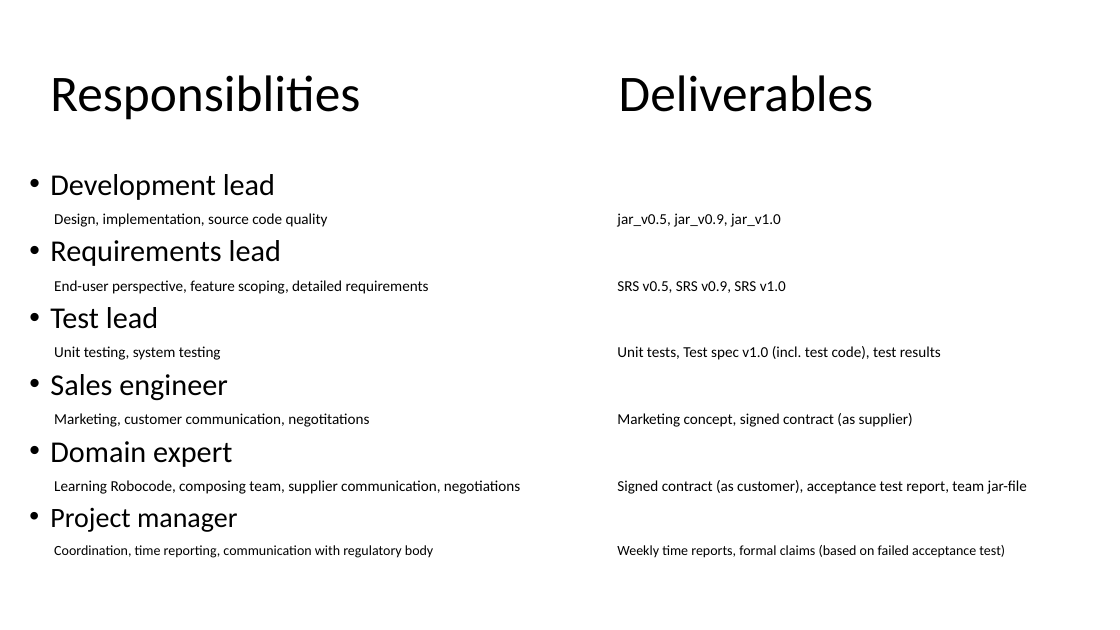
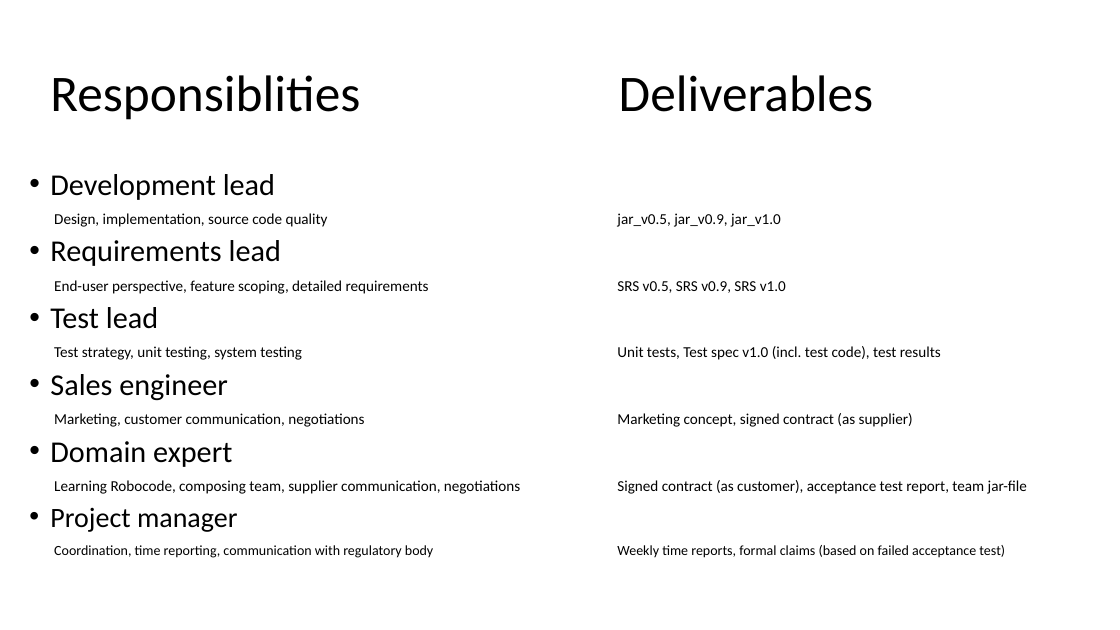
Before and after one commit to lunduniversity/introsofteng, a slide deck: slide 7 of project/rumble/etsa02_figures.pptx (slide 6 before the commit). Drawn at 1120x630 pixels with LibreOffice and Linux fonts; fonts in the diff are those of the drawing. Boxes give left, top, right and bottom in pixels: in the first picture for what was removed or moved away, otherwise in the second. Text is boxed around its words. In the diff, an @@ line names an element or a change of style, - is before the commit and + after.

```diff
--- a/project/rumble/etsa02_figures.pptx
+++ b/project/rumble/etsa02_figures.pptx
@@ text at [54, 346, 941, 360]: text changed @@
-Unit testing, system testing Unit tests, Test spec v1.0 (incl. test code), test results
+Test strategy, unit testing, system testing Unit tests, Test spec v1.0 (incl. test code), test results
@@ text at [54, 413, 913, 427]: text changed @@
-Marketing, customer communication, negotitations Marketing concept, signed contract (as supplier)
+Marketing, customer communication, negotiations Marketing concept, signed contract (as supplier)
```
Also in this commit, not shown: 1 slide added, 6 other files.
